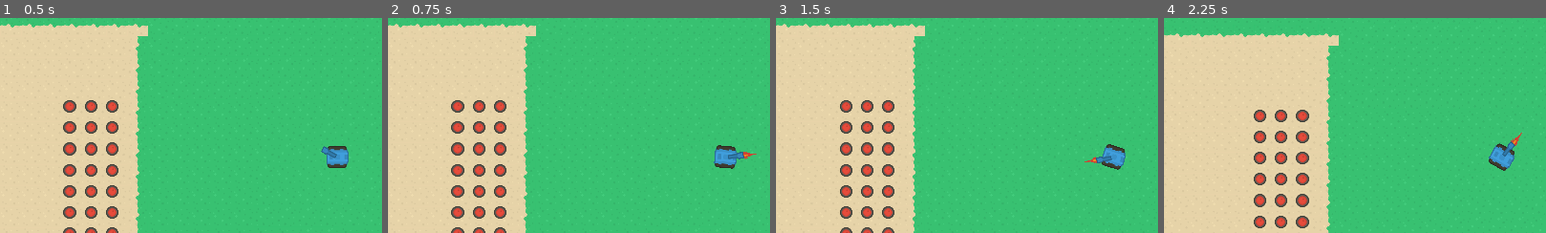
Above: before the commit, frames 1-4 (left to right).
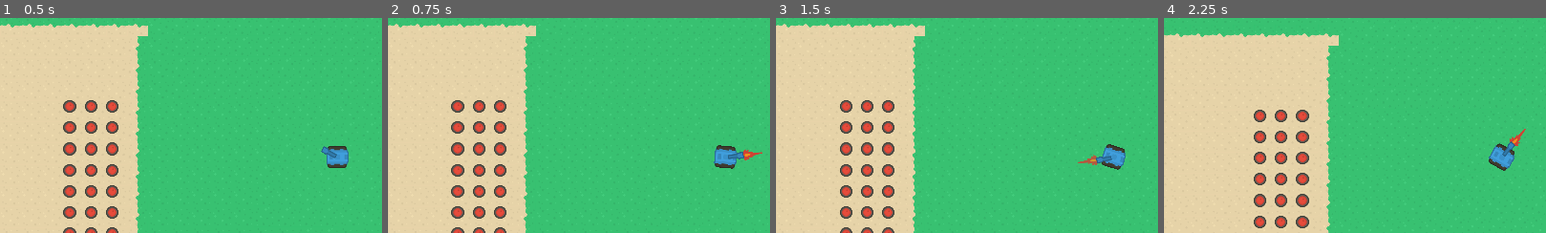
Above: after the commit, the same moments.

Repository: alirezah95/Tanks-Battle
Game: Godot game, scene res://Scenes/Level.tscn
Two runs of this game, one before a commit and one after it. Both use one fixed random seed, a clock stepped at 60 frames per second and the inputs below.
Inputs (mouse positions are % of the whole screen's width and height, from its top left):
- Up to frame 1 (0.5 s): no input
- Up to frame 2 (0.75 s): tap Enter at 0.5 s; move the mouse to (72, 45) at 0.52 s; press the mouse at (72, 45) at 0.53 s; hold Right (ui_right) from 0.53 s (still down)
- Up to frame 3 (1.5 s): tap Space (break) at 1.25, 1.35 s; move the mouse to (30, 55) at 1.27 s; release Right (ui_right) at 1.28 s; release the mouse at (30, 55) at 1.28 s; hold Down (ui_down) from 1.28 s (still down)
- Up to frame 4 (2.25 s): click (30, 55) at 1.55 s; move the mouse to (60, 28) at 2.02 s; release Down (ui_down) at 2.03 s; press the mouse at (60, 28) at 2.03 s; hold Right (ui_right) from 2.03 s (still down)
The pictures show only the part of the screen within x 6-56%, y 18-68%; the shares and areas given below are measured in that part.

Frame 1 is identical in both runs. In frame 2, less than 0.1% of the frame differs, in the area x 93-98%, y 60-67%; in frame 3, 0.1%, in the area x 79-85%, y 63-69%; in frame 4, less than 0.1%.

Commit message:
Change shot fire animation to animate modulate instead of scale

Diff:
--- a/Scenes/Tank/Tank.tscn
+++ b/Scenes/Tank/Tank.tscn
@@ -7,28 +7,16 @@
 resource_name = "ShotFire"
 length = 0.5
 tracks/0/type = "value"
-tracks/0/path = NodePath("BarrelSprite/ShotFireSprite:scale")
+tracks/0/path = NodePath("BarrelSprite/ShotFireSprite:modulate")
 tracks/0/interp = 1
 tracks/0/loop_wrap = true
 tracks/0/imported = false
 tracks/0/enabled = true
 tracks/0/keys = {
-"times": PoolRealArray( 0, 0.5 ),
-"transitions": PoolRealArray( 1, 1 ),
+"times": PoolRealArray( 0, 0.2, 0.5 ),
+"transitions": PoolRealArray( 1, 1, 1 ),
 "update": 0,
-"values": [ Vector2( 1, 1 ), Vector2( 1e-05, 1e-05 ) ]
-}
-tracks/1/type = "value"
-tracks/1/path = NodePath("BarrelSprite/ShotFireSprite:visible")
-tracks/1/interp = 1
-tracks/1/loop_wrap = true
-tracks/1/imported = false
-tracks/1/enabled = true
-tracks/1/keys = {
-"times": PoolRealArray( 0, 0.5 ),
-"transitions": PoolRealArray( 1, 1 ),
-"update": 1,
-"values": [ true, false ]
+"values": [ Color( 1, 1, 1, 1 ), Color( 1, 1, 1, 1 ), Color( 1, 1, 1, 0 ) ]
 }
 
 [node name="Tank" type="KinematicBody2D"]
@@ -39,9 +27,9 @@
 [node name="BarrelSprite" type="Sprite" parent="."]
 
 [node name="ShotFireSprite" type="Sprite" parent="BarrelSprite"]
-visible = false
+modulate = Color( 1, 1, 1, 0 )
 show_behind_parent = true
-scale = Vector2( 1e-05, 1e-05 )
+scale = Vector2( 0.8, 0.8 )
 texture = ExtResource( 2 )
 
 [node name="TankCollision" type="CollisionShape2D" parent="."]
--- a/Scripts/Tank/Tank.gd
+++ b/Scripts/Tank/Tank.gd
@@ -22,7 +22,7 @@
 
 func _ready() -> void:
 	add_to_group("tank")
-	shotFireSprite.visible = false
+	shotFireSprite.modulate = Color.transparent
 	shotFireSprite.offset = Vector2(shotFireSprite.texture.get_size().x / 2, 0)
 	shotFireSprite.position = Vector2(
 		barrel.texture.get_size().x / 2, 0) + barrel.offset - Vector2(4, 0)
@@ -74,7 +74,7 @@
 	shotLockTmr.start()
 
 	get_tree().current_scene.call_deferred("add_child", _instance_shot_object())
-	shotFireSprite.scale = Vector2(1, 1)
+	shotFireSprite.modulate = Color.white
 	animations.call_deferred("play", "ShotFire")
 
 	return
